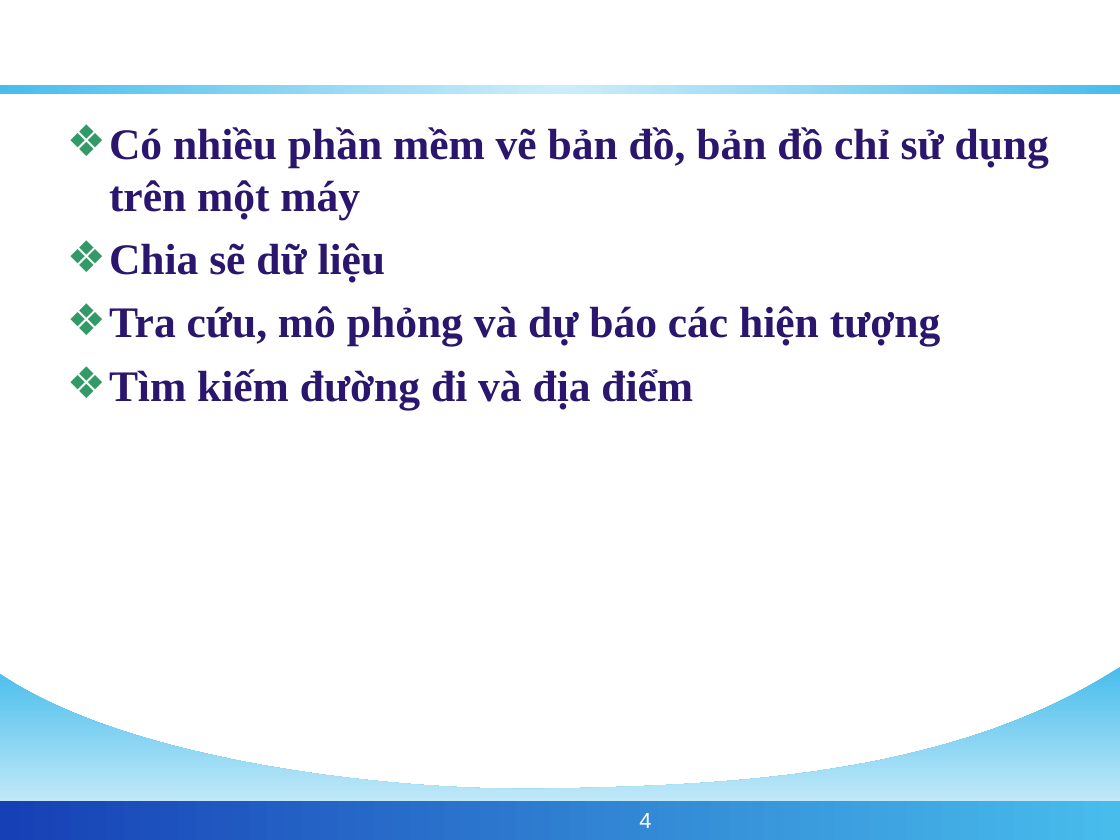
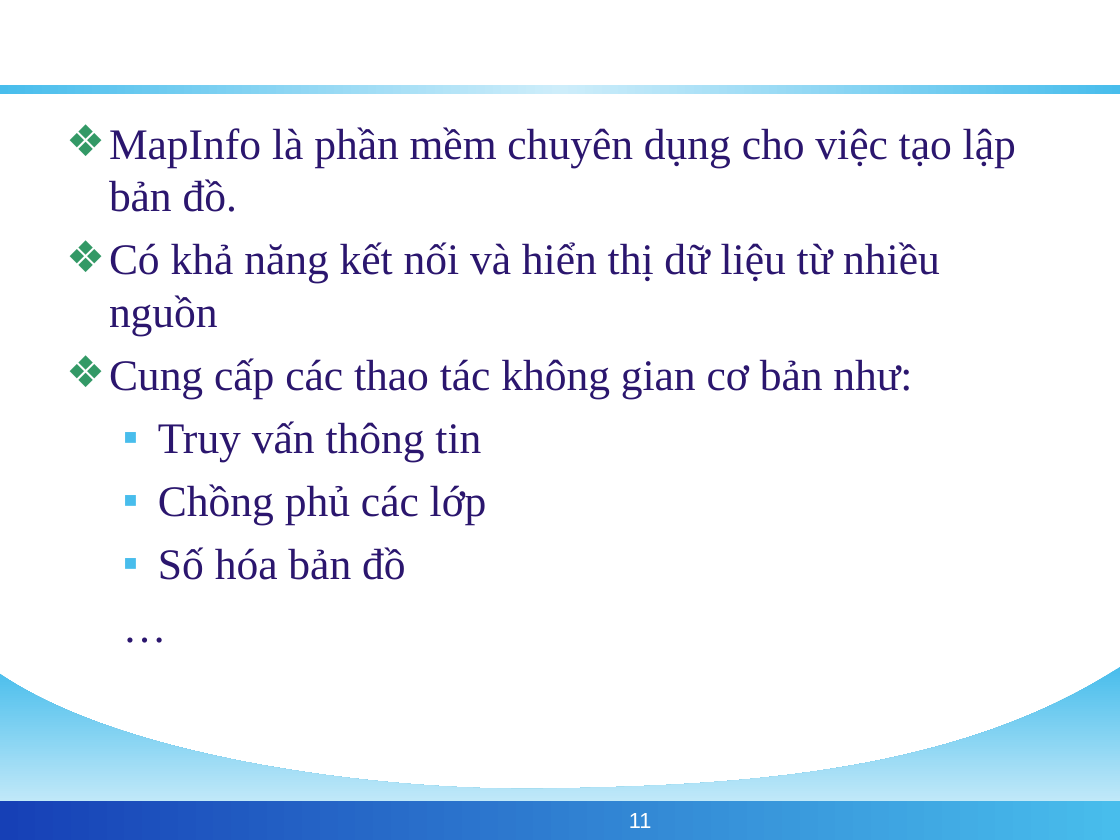
Before and after one commit to phamngsinh/cantho-webgis, a slide deck: slide 11 of Document/Bao Cao/BaoCaoLuanVan.ppt (slide 4 before the commit). Drawn at 1120x840 pixels with LibreOffice and Linux fonts; fonts in the diff are those of the drawing; background and template pictures are left out. Boxes give left, top, right and bottom in pixels: in the first picture for what was removed or moved away, otherwise in the second. Text is boxed around its words. In the diff, an @@ line names an element or a change of style, - is before the commit and + after.

```diff
--- a/Document/Bao Cao/BaoCaoLuanVan.ppt
+++ b/Document/Bao Cao/BaoCaoLuanVan.ppt
@@ text at <box>109,127,1016,580</box>: text changed; bold off @@
-❖ Có nhiều phần mềm vẽ bản đồ, bản đồ chỉ sử dụng trên một máy
-❖ Chia sẽ dữ liệu
-❖ Tra cứu, mô phỏng và dự báo các hiện tượng
-❖ Tìm kiếm đường đi và địa điểm
+❖ MapInfo là phần mềm chuyên dụng cho việc tạo lập bản đồ.
+❖ Có khả năng kết nối và hiển thị dữ liệu từ nhiều nguồn
+❖ Cung cấp các thao tác không gian cơ bản như:
+  ▪ Truy vấn thông tin
+  ▪ Chồng phủ các lớp
+  ▪ Số hóa bản đồ
+  …
@@ page number at <box>629,813,652,828</box>: text changed @@
-4
+11
```
Also in this commit, not shown: 6 other slides changed, 7 slides added.
